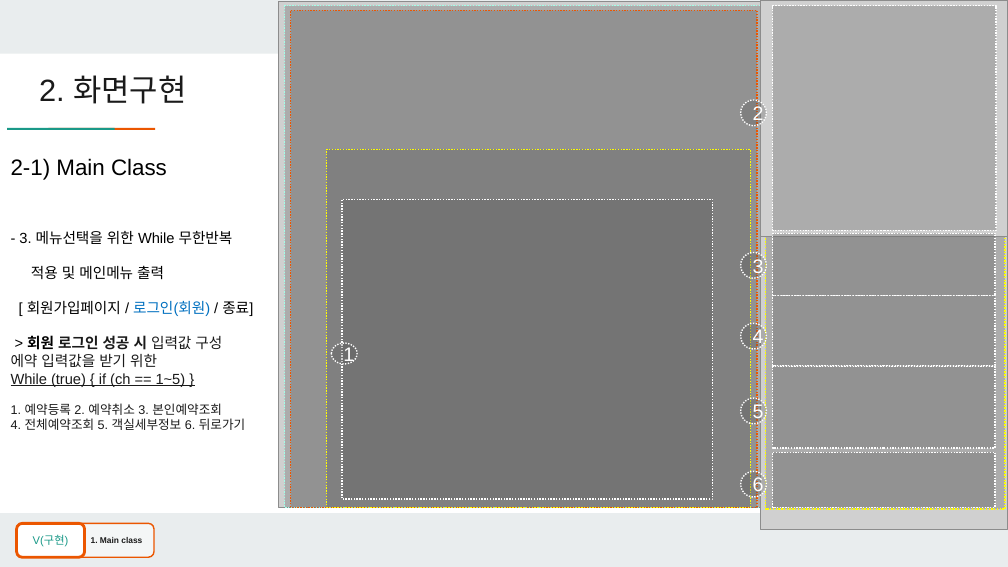
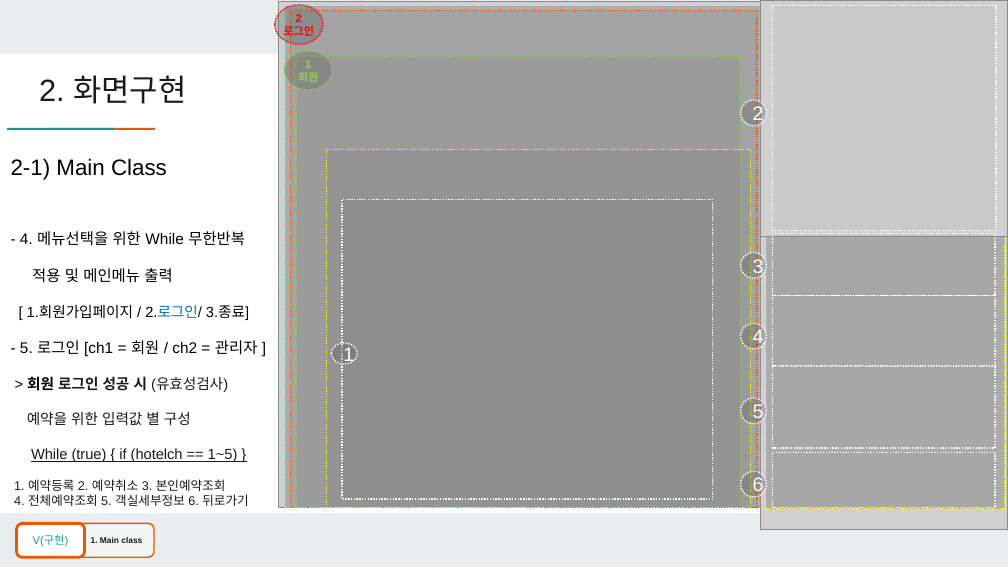
Before and after one commit to yongbeomj/Java-Console-Project, a slide deck: slide 6 of TeamProject/src/ppt/3조_호텔예약프로그램장용범,_김태호,_신우현.pptx. Drawn at 1008x567 pixels with LibreOffice and Linux fonts; fonts in the diff are those of the drawing; grey boxes stand for pictures; background and template pictures are left out. Boxes give left, top, right and bottom in pixels: in the first picture for what was removed or moved away, otherwise in the second. Text is boxed around its words. In the diff, an @@ line names an element or a change of style, - is before the commit and + after.

Commit message:
211027-2

```diff
--- a/TeamProject/src/ppt/3조_호텔예약프로그램장용범,_김태호,_신우현.pptx
+++ b/TeamProject/src/ppt/3조_호텔예약프로그램장용범,_김태호,_신우현.pptx
@@ ellipse added at box(275, 5, 324, 44), fill #595959 at 30% opacity, outline #FF0000 1 pt dashed, 8 pt, text #FF0000, bold @@
+2
+로그인
@@ ellipse added at box(284, 50, 333, 90), fill #595959 at 30% opacity, outline #92D050 1 pt dashed, 8 pt, text #92D050, bold @@
+1
+회원
@@ rectangle added at box(296, 56, 741, 508), fill #595959 at 10% opacity, outline #92D050 1 pt dashed @@
@@ fill #595959 at 30% opacity to #595959 at 10% opacity in 3 elements at box(290, 10, 757, 507), box(327, 149, 750, 507), box(342, 200, 713, 499) @@
@@ text at box(20, 231, 258, 462): text changed; text colour #1A1A1A to #000000 @@
-- 3. 메뉴선택을 위한 While 무한반복
-적용 및 메인메뉴 출력
-[ 회원가입페이지 / 로그인(회원) / 종료]
-> 회원 로그인 성공 시 입력값 구성
-에약 입력값을 받기 위한
-While (true) { if (ch == 1~5) }
+- 4. 메뉴선택을 위한 While 무한반복
+적용 및 메인메뉴 출력
+[ 1.회원가입페이지 / 2.로그인/ 3.종료]
+- 5. 로그인 [ch1 = 회원 / ch2 = 관리자 ]
+> 회원 로그인 성공 시 (유효성검사)
+예약을 위한 입력값 별 구성
+While (true) { if (hotelch == 1~5) }
@@ fill #595959 at 30% opacity to #595959 at 5% opacity in 5 elements at box(773, 6, 997, 231), box(773, 233, 996, 295), box(773, 367, 996, 449), box(773, 295, 996, 365), box(773, 453, 996, 508) @@
```
Also in this commit, not shown: 4 other slides changed, 2 slides added.
